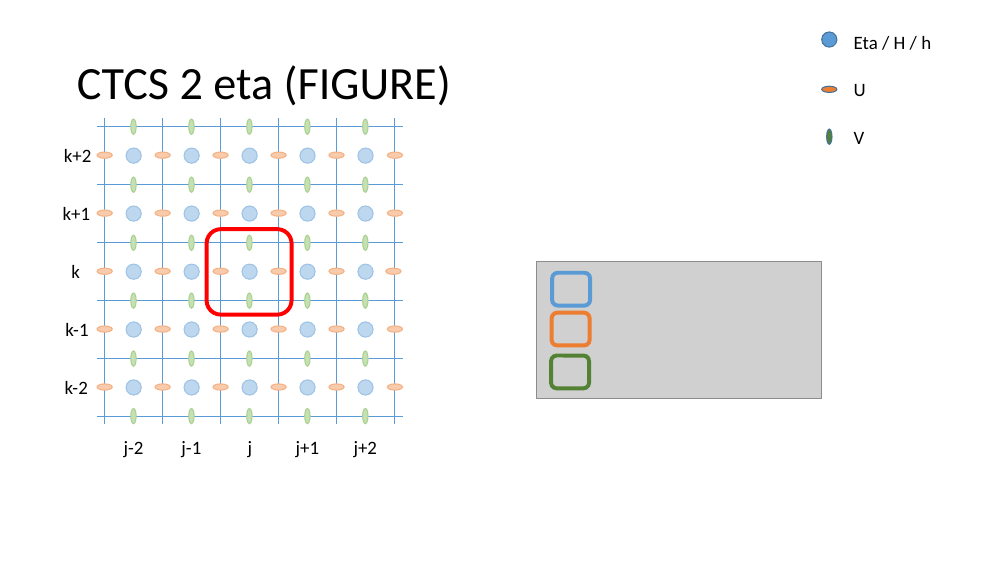
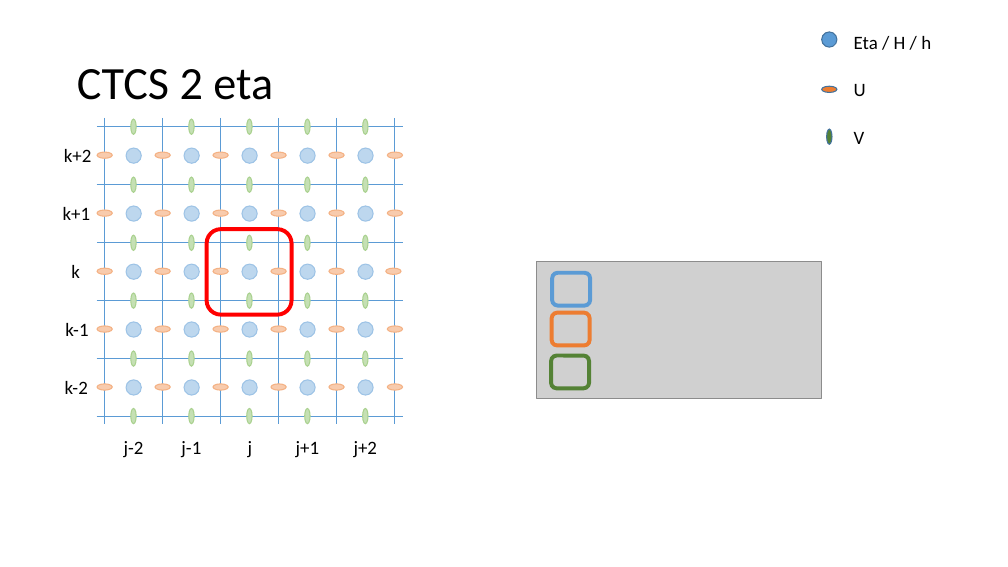
Before and after one commit to metno/gpu-ocean, a slide deck: slide 20 of python/fbl_ctcs_stencils.pptx (slide 12 before the commit). Drawn at 1008x567 pixels with LibreOffice and Linux fonts; fonts in the diff are those of the drawing; grey boxes stand for pictures. Boxes give left, top, right and bottom in pixels: in the first picture for what was removed or moved away, otherwise in the second. Text is boxed around its words. In the diff, an @@ line names an element or a change of style, - is before the commit and + after.

Commit message:
Improved stencil overview figures

```diff
--- a/python/fbl_ctcs_stencils.pptx
+++ b/python/fbl_ctcs_stencils.pptx
@@ title at [77,69,273,100]: text changed @@
-CTCS 2 eta (FIGURE)
+CTCS 2 eta
```
Also in this commit, not shown: 6 other slides changed, 8 slides added.
